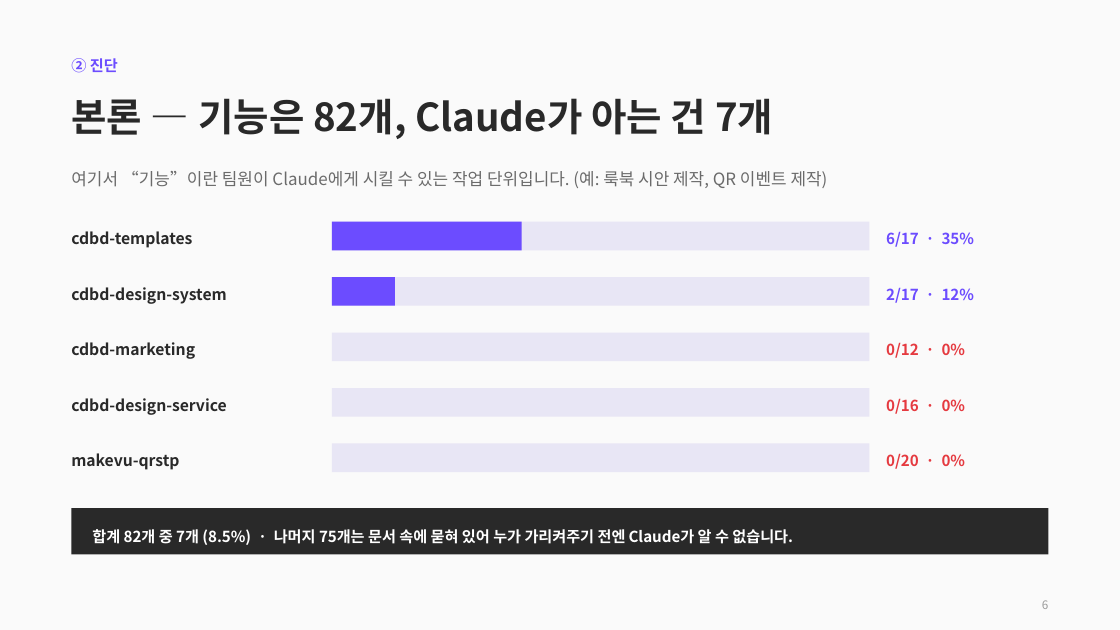
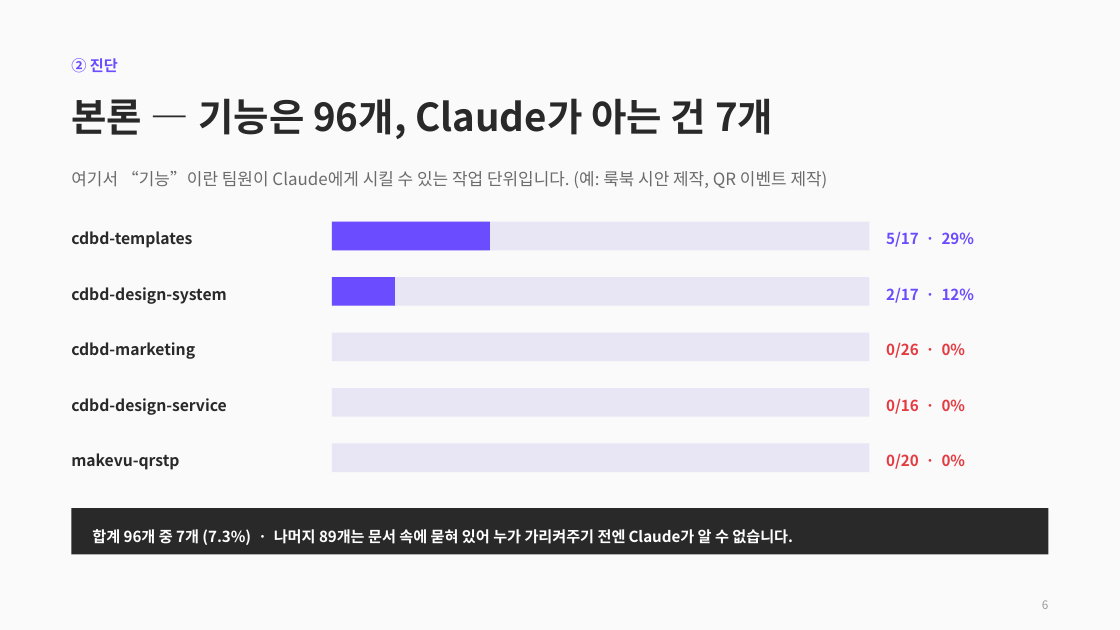
Before and after one commit to CdBd-in/design, a slide deck: slide 6 of CdBd 문서 체계 진단 및 개편 제안.pptx. Drawn at 1120x630 pixels with LibreOffice and Linux fonts; fonts in the diff are those of the drawing. Boxes give left, top, right and bottom in pixels: in the first picture for what was removed or moved away, otherwise in the second. Text is boxed around its words. In the diff, an @@ line names an element or a change of style, - is before the commit and + after.

```diff
--- a/CdBd 문서 체계 진단 및 개편 제안.pptx
+++ b/CdBd 문서 체계 진단 및 개편 제안.pptx
@@ text at bbox=[71, 98, 773, 139]: text changed @@
-본론 — 기능은 82개, Claude가 아는 건 7개
+본론 — 기능은 96개, Claude가 아는 건 7개
@@ rectangle: place and size @@
-rectangle at bbox=[332, 222, 522, 250]
+rectangle at bbox=[332, 222, 490, 250]
@@ text at bbox=[886, 231, 974, 247]: text changed @@
-6/17 · 35%
+5/17 · 29%
@@ text at bbox=[886, 342, 966, 358]: text changed @@
-0/12 · 0%
+0/26 · 0%
@@ text at bbox=[92, 529, 793, 545]: text changed @@
-합계 82개 중 7개 (8.5%) · 나머지 75개는 문서 속에 묻혀 있어 누가 가리켜주기 전엔 Claude가 알 수 없습니다.
+합계 96개 중 7개 (7.3%) · 나머지 89개는 문서 속에 묻혀 있어 누가 가리켜주기 전엔 Claude가 알 수 없습니다.
```
Also in this commit, not shown: 17 other slides changed, 1 slide added, 1 other file.
